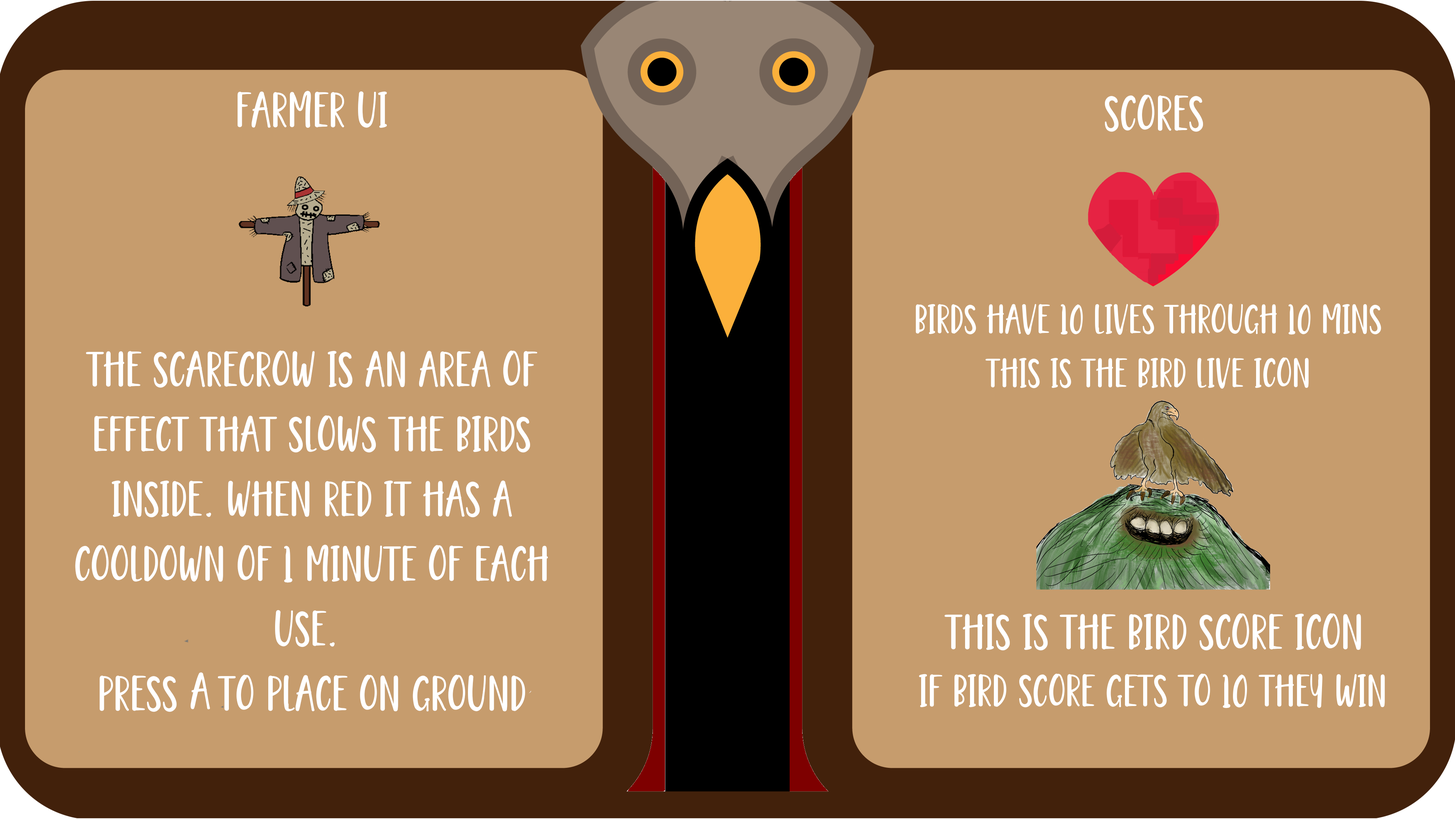
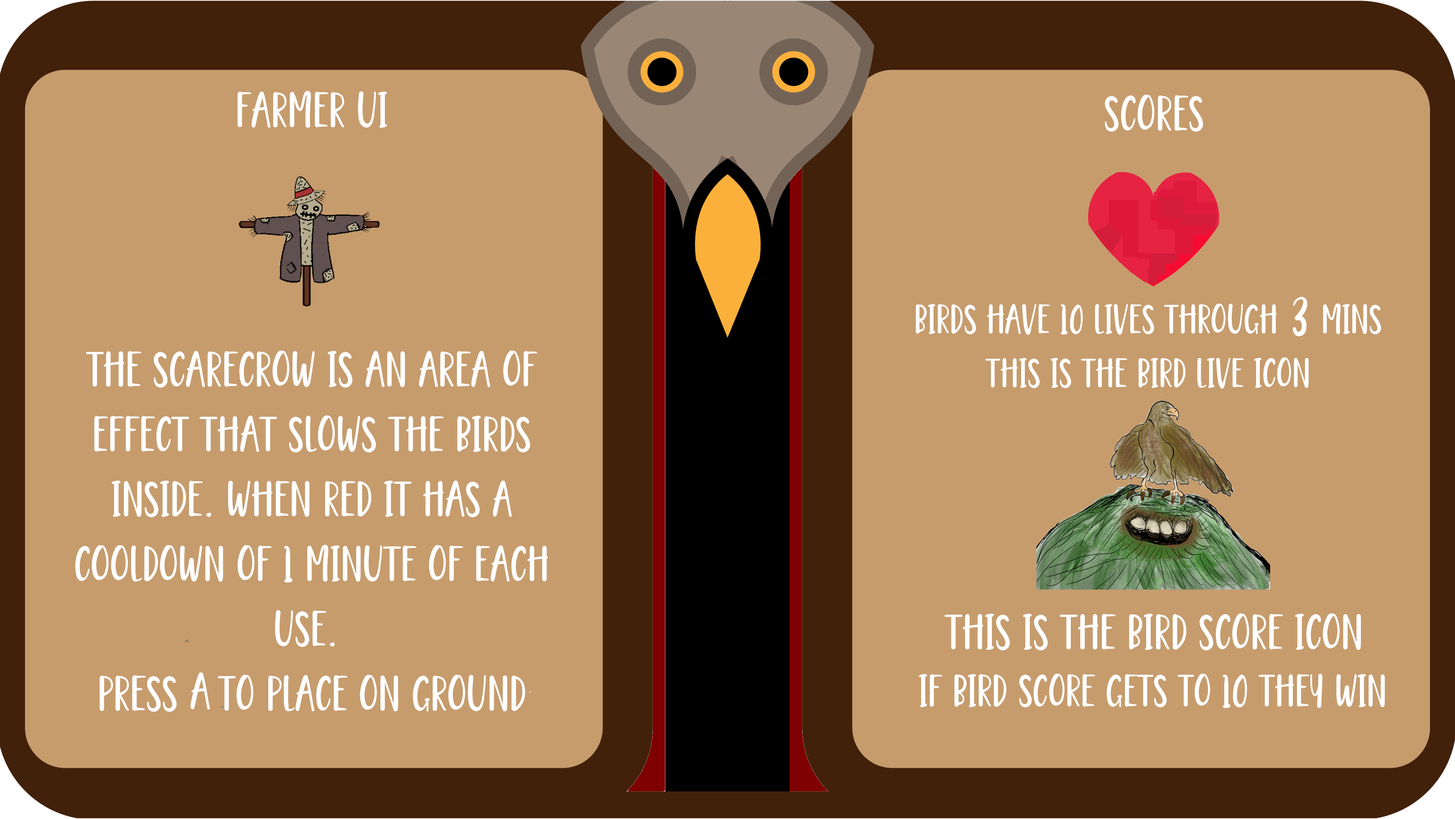
Layer changes from the first 1455px x 819px image to the second:
renamed "Birds have 10 lives through 10..." to "3", moved it above "33", painted on it over [left=916, top=296, right=1382, bottom=389]
removed layer "A" over [left=190, top=671, right=211, bottom=710]
renamed "Dropped Buffer" to "33", painted on it over [left=1088, top=171, right=1305, bottom=306]
removed layer "If bird score gets to 10 they ..." over [left=919, top=673, right=1386, bottom=708]
painted on "Info 4.png" over [left=190, top=171, right=1386, bottom=710]
